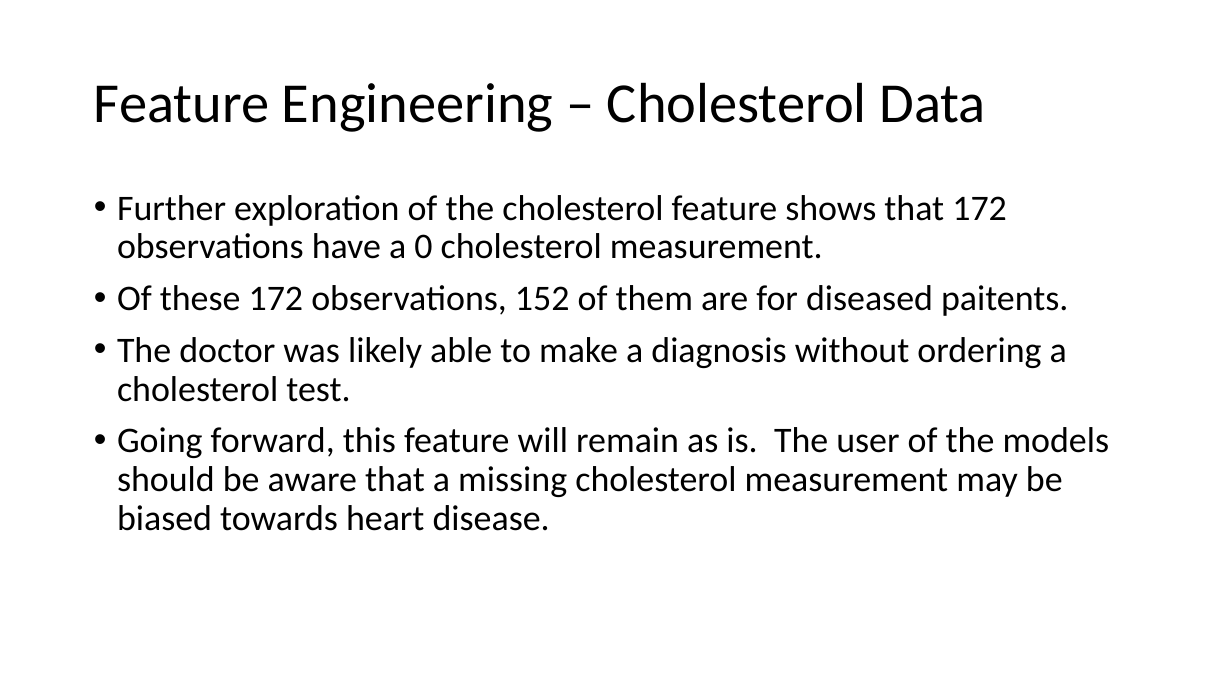
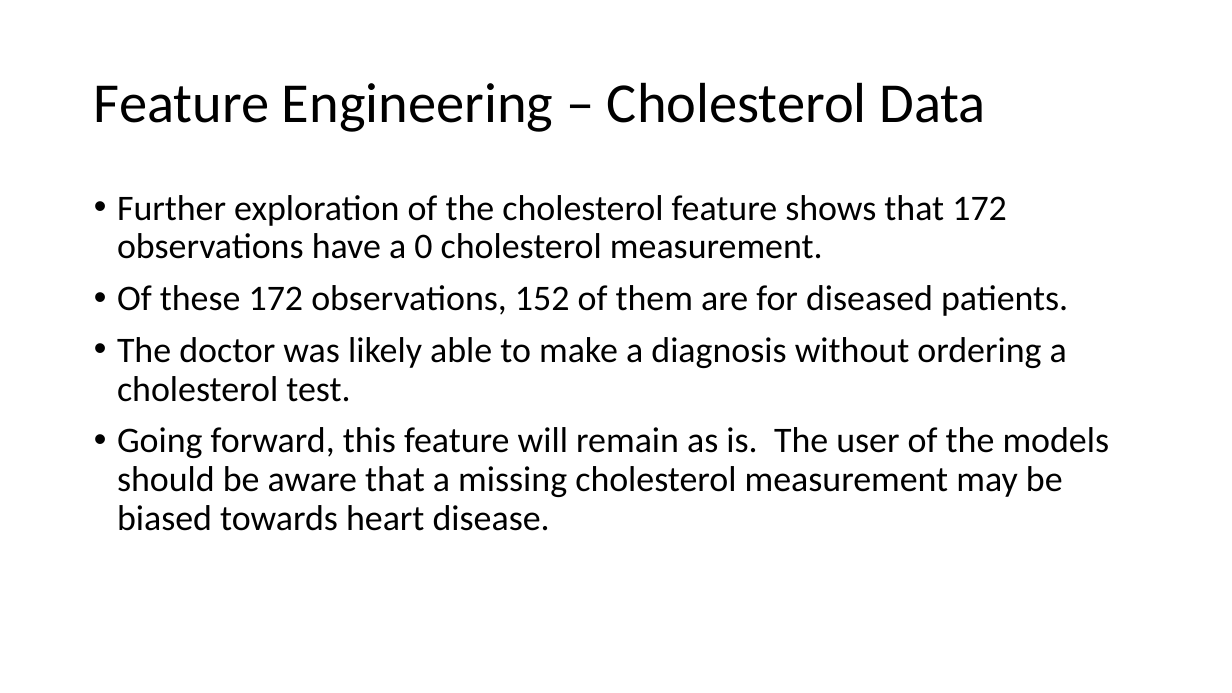
Before and after one commit to M-Matrona/IBM-Machine-Learning-Course, a slide deck: slide 8 of Course_3_Classification/Classification_Project_Heart_Disease_Prediction.pptx (slide 7 before the commit). Drawn at 1232x693 pixels with LibreOffice and Linux fonts; fonts in the diff are those of the drawing. Boxes give left, top, right and bottom in pixels: in the first picture for what was removed or moved away, otherwise in the second. Text is boxed around its words. In the diff, an @@ line names an element or a change of style, - is before the commit and + after.

Commit message:
heart disease prediction project

```diff
--- a/Course_3_Classification/Classification_Project_Heart_Disease_Prediction.pptx
+++ b/Course_3_Classification/Classification_Project_Heart_Disease_Prediction.pptx
@@ text at [117,285,1068,316]: text changed @@
-• Of these 172 observations, 152 of them are for diseased paitents.
+• Of these 172 observations, 152 of them are for diseased patients.
```
Also in this commit, not shown: 4 other slides changed, 9 slides added, 1 slide removed, 2 other files.
